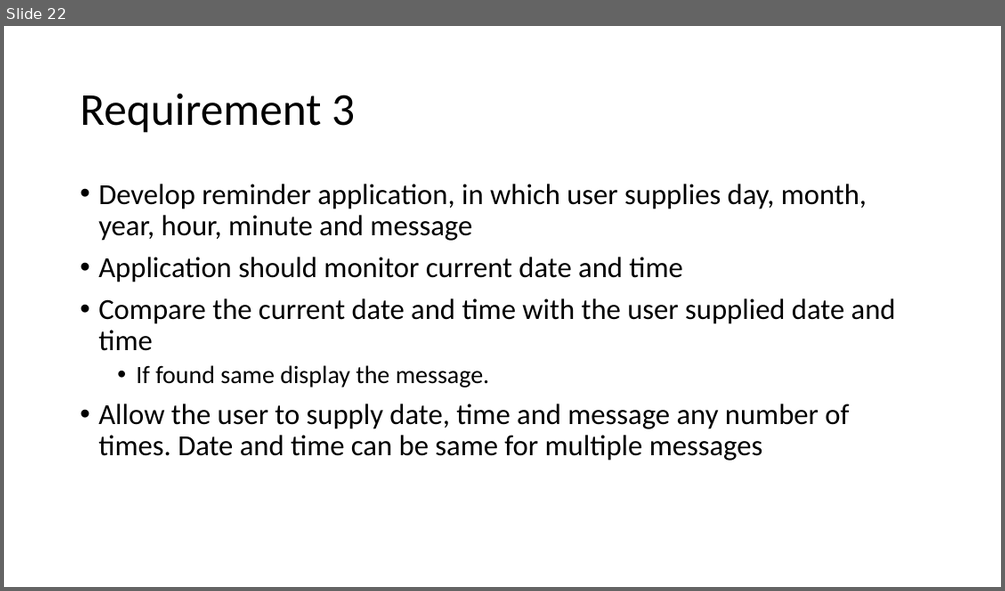
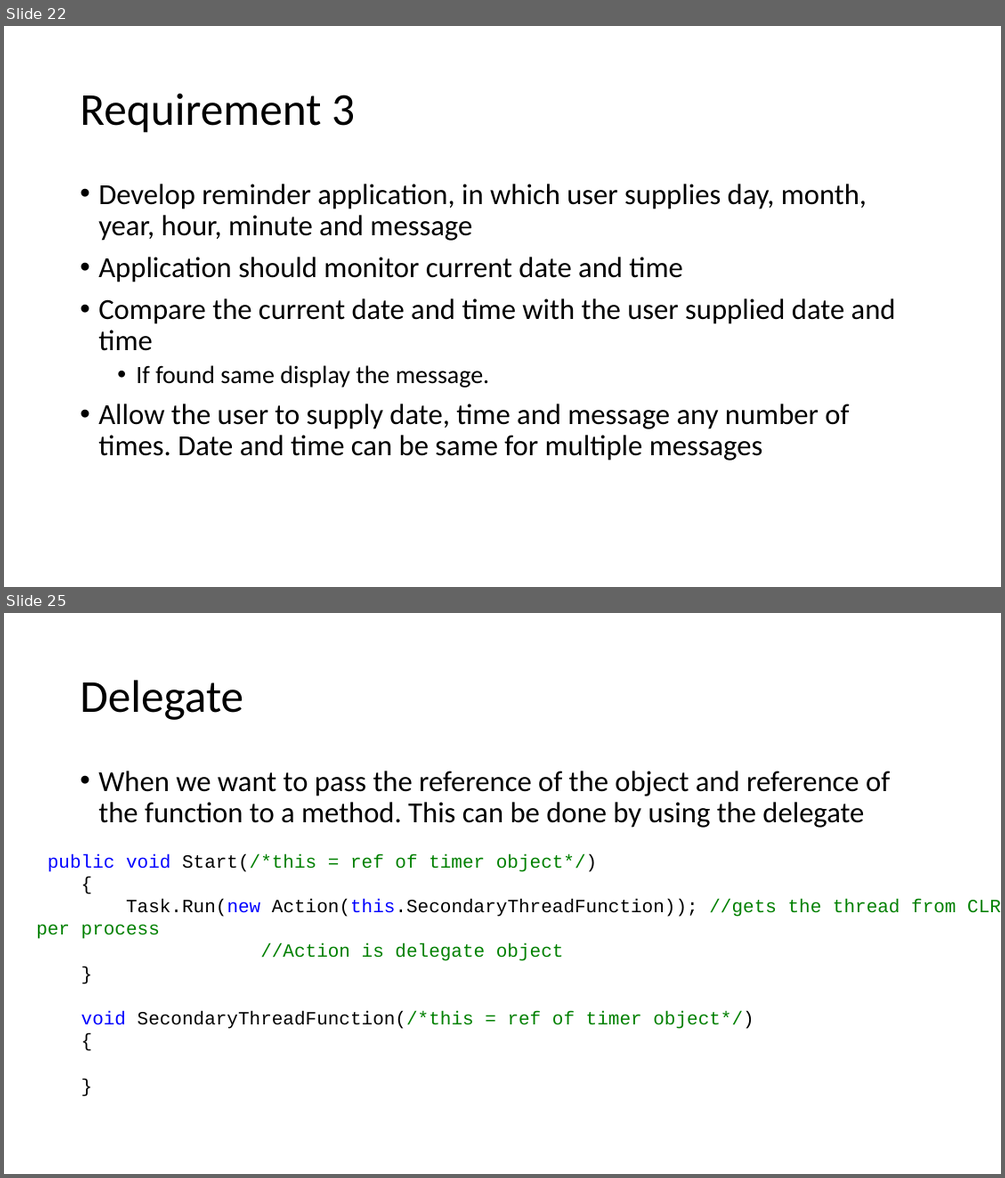
Before and after one commit to Aniket-Kavlekar/DotNetCSharp, a slide deck: Theory.pptx. Shown one above the other, each under a label of ours: slide 22 before the commit, slides 22 and 25 after it; the slides between them are not shown. The pictures are 1005x591 and 1005x1178 pixels, drawn with LibreOffice and Linux fonts; fonts in the diff are those of the drawing. Boxes give left, top, right and bottom in pixels: in the first picture for what was removed or moved away, otherwise in the second. Text is boxed around its words. In the diff, an @@ line names an element or a change of style, - is before the commit and + after.

```diff
--- a/Theory.pptx
+++ b/Theory.pptx
@@ slide 25 added at [4, 613, 1001, 1174], background #FFFFFF @@
@@ title added at [80, 680, 243, 720], 44 pt, text #000000 @@
+Delegate
@@ text added at [98, 771, 890, 827], 28 pt, text #000000 @@
+• When we want to pass the reference of the object and reference of the function to a method. This can be done by using the delegate
@@ text added at [36, 854, 1001, 1029], 18 pt, text #008000 @@
+public void Start(/*this = ref of timer object*/)
+{
+Task.Run(new Action(this.SecondaryThreadFunction)); //gets the thread from CLRs thread pool which is per process
+//Action is delegate object
+}
+void SecondaryThreadFunction(/*this = ref of timer object*/)
+{
+}
```
Also in this commit, not shown: 3 other slides added, 31 other files.
